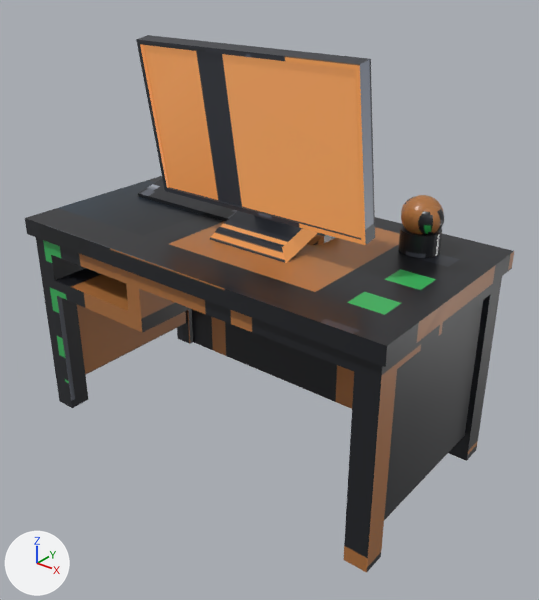
An edit to the glTF model unity/Assets/Art/BlenderBaked/prop-desk/mesh_prop-desk.glb, drawn before and after from the same camera.
Rendered twice from a 50 mm camera at (1.719, -1.112, 1.287) aimed at (0.615, 0.268, 0.431). The lights are fixed; the arrows at lower left show +X, +Y and +Z. The older version comes first. Vertices at exactly the same position are counted once.

The first picture shows 'mesh_prop-desk'.
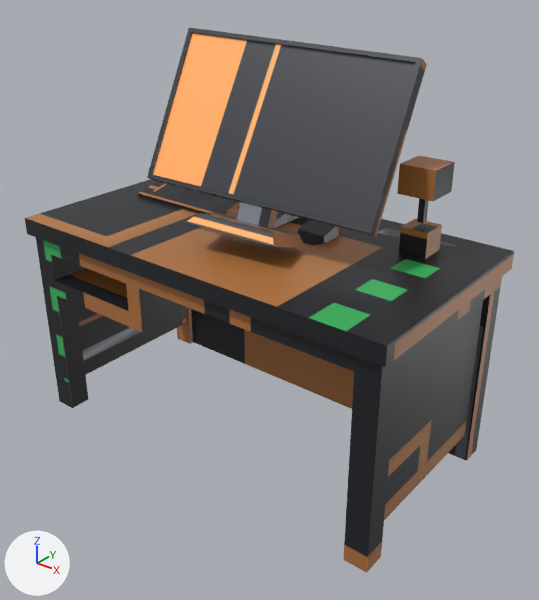
Changed parts and their boxes [x1, y1, x2, y2] in the pictures (539 x 600 px):
'mesh_prop-desk', surface changed, reshaped: before [25, 35, 514, 573]; after [25, 27, 514, 573]
part 1 of me_mesh_desk, added: after [399, 219, 442, 259]
part 2 of me_mesh_desk, added: after [417, 199, 429, 223]
part 3 of me_mesh_desk, added (brown): after [397, 156, 455, 201]
part 4 of me_mesh_desk, rebuilt (17% wider): before [136, 35, 375, 263]; after [147, 27, 427, 247]
part 5 of me_mesh_desk, deleted: before [418, 206, 444, 235]
part 6 of me_mesh_desk, deleted (brown): before [401, 195, 443, 234]
part 7 of me_mesh_desk, deleted: before [399, 225, 442, 258]
part 8 of me_mesh_desk, surface changed: [26, 179, 514, 572] in both

The change, as a diff of the scene's bpy script:
```diff
--- a/unity/Assets/Art/BlenderBaked/prop-desk/mesh_prop-desk.glb.py
+++ b/unity/Assets/Art/BlenderBaked/prop-desk/mesh_prop-desk.glb.py
@@ mat_m_prop_desk_screen @@
 n0 = _N.new('ShaderNodeBsdfPrincipled'); n0.name = 'Principled BSDF'
 n0.inputs[2].default_value = 0.42  # 'Roughness'
-n0.inputs[28].default_value = 0.94  # 'Emission Strength'
+n0.inputs[28].default_value = 1.5  # 'Emission Strength'
 n1 = _N.new('ShaderNodeOutputMaterial'); n1.name = 'Material Output'
@@ me_mesh_desk @@
 # used by ob_mesh_prop_desk; location = (0.0, 0.0, 0.0)
-me_mesh_desk.from_pydata(...)  # 1681 vertices, 3331 faces; spans x -0.016..1.124, y -0.016..0.59, z 0.0..1.076
+me_mesh_desk.from_pydata(...)  # 203 vertices, 375 faces; spans x -0.016..1.124, y -0.016..0.59, z 0.0..1.083
+# me_mesh_desk part 1: a new loose piece, a box spanning x 0.906..0.978, y 0.409..0.481, z 0.597..0.662, in mat_m_prop_desk_body (picture img_mesh_prop_desk_basecolor)
+# me_mesh_desk part 2: a new loose piece, a box spanning x 0.934..0.95, y 0.436..0.453, z 0.673..0.745, in mat_m_prop_desk_body (picture img_mesh_prop_desk_basecolor)
+# me_mesh_desk part 3: a new loose piece, a box spanning x 0.896..0.988, y 0.398..0.491, z 0.745..0.817, in mat_m_prop_desk_body (picture img_mesh_prop_desk_basecolor)
+# me_mesh_desk part 4: the loose piece of 38 vertices spanning x 0.312..0.934, y 0.143..0.338, z 0.595..1.076 is rebuilt with 38 vertices and now spans x 0.307..0.935, y 0.089..0.437, z 0.604..1.083
+# me_mesh_desk part 5: the loose piece of 482 vertices spanning x 0.924..1.0, y 0.397..0.473, z 0.649..0.725 is deleted
+# me_mesh_desk part 6: the loose piece of 482 vertices spanning x 0.892..0.992, y 0.395..0.495, z 0.637..0.737 is deleted
+# me_mesh_desk part 7: the loose piece of 64 vertices spanning x 0.892..0.992, y 0.395..0.495, z 0.599..0.654 is deleted
+# me_mesh_desk part 8: 236 kept faces spanning x -0.016..1.124, y -0.016..0.59, z 0.0..0.642 get new texture (UV) coordinates
+# other edits to the shape of me_mesh_desk do not show in these pictures
 me_mesh_desk.materials.append(mat_m_prop_desk_body)
```
